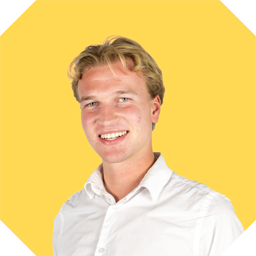
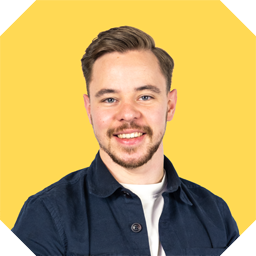
Layers edited between the first and the second 256×256 image:
added layer "Layer 22" above "Layer 21" over box(10, 24, 246, 256)
added layer "Layer 21" above "Layer 20" over box(10, 24, 246, 256)
